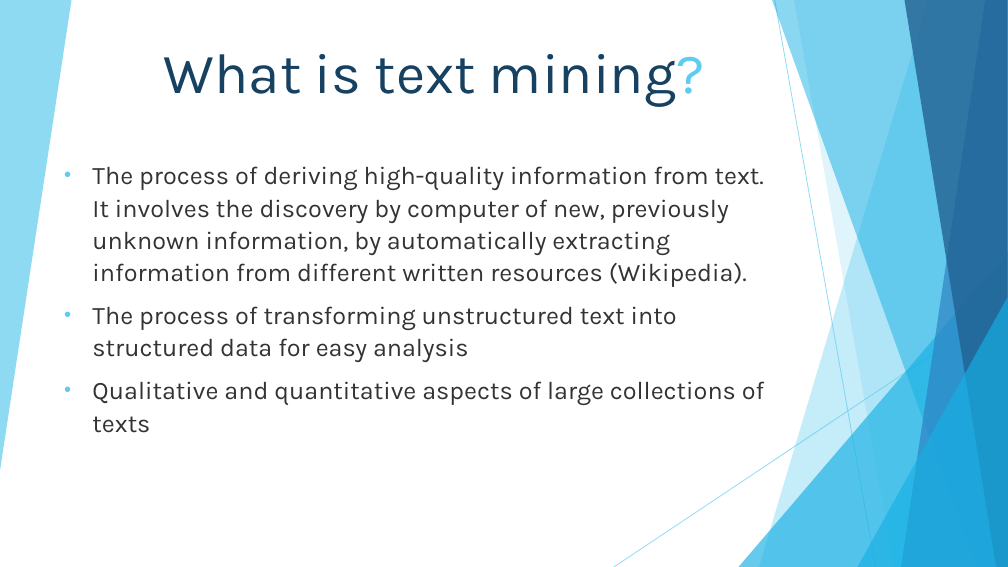
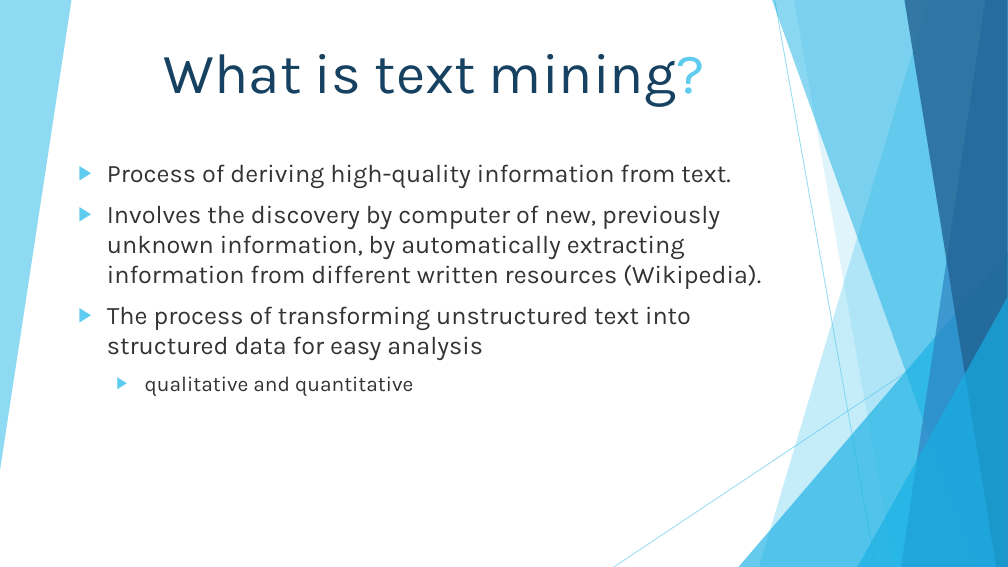
Before and after one commit to shellylac/TextMiningIntro_inR, a slide deck: slide 1 of Slides_Notes/TextTutorial_Slides.pptx. Drawn at 1008x567 pixels with LibreOffice and Linux fonts; fonts in the diff are those of the drawing. Boxes give left, top, right and bottom in pixels: in the first picture for what was removed or moved away, otherwise in the second. Text is boxed around its words. In the diff, an @@ line names an element or a change of style, - is before the commit and + after.

```diff
--- a/Slides_Notes/TextTutorial_Slides.pptx
+++ b/Slides_Notes/TextTutorial_Slides.pptx
@@ subtitle "Process of deriving high-quality information ...": place and size @@
-subtitle "Process of deriving high-quality information ..." at (92,166,764,433)
+subtitle "Process of deriving high-quality information ..." at (107,164,761,396)
@@ subtitle at (107,164,761,289): text changed @@
-  • The process of deriving high-quality information from text. It involves the discovery by computer of new, previously unknown information, by automatically extracting information from different written resources (Wikipedia).
+▶ Process of deriving high-quality information from text.
+▶ Involves the discovery by computer of new, previously unknown information, by automatically extracting information from different written resources (Wikipedia).
@@ subtitle at (107,306,691,360): bullet • to ▶; list level 2 to 1 in "The process of transforming unstructured ..."; line spacing 1.07 to 1 @@
@@ subtitle at (145,376,413,396): text changed; size 24 to 20 pt @@
-  • Qualitative and quantitative aspects of large collections of texts
+  ▶ qualitative and quantitative
```
Also in this commit, not shown: 8 other slides changed, 1 slide added, 1 slide removed.
